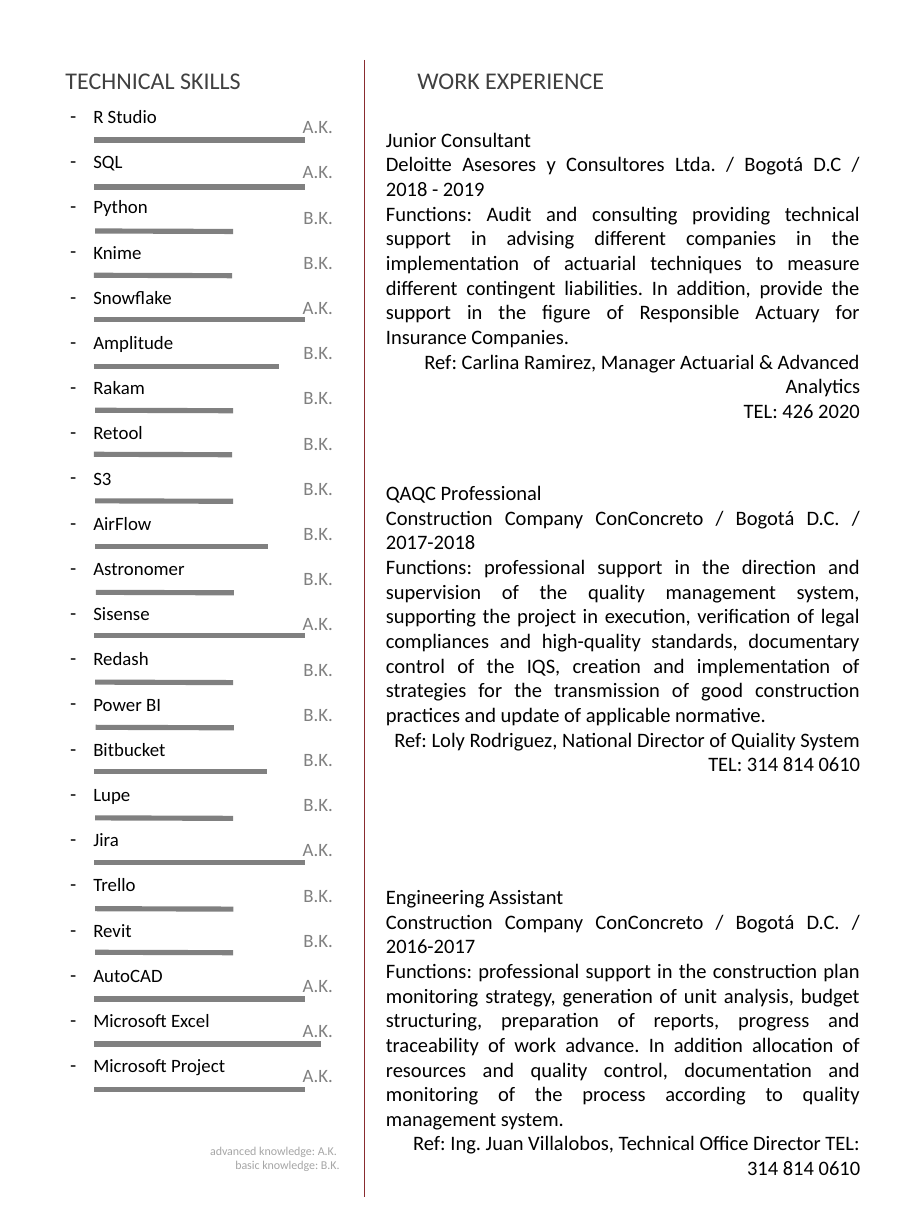
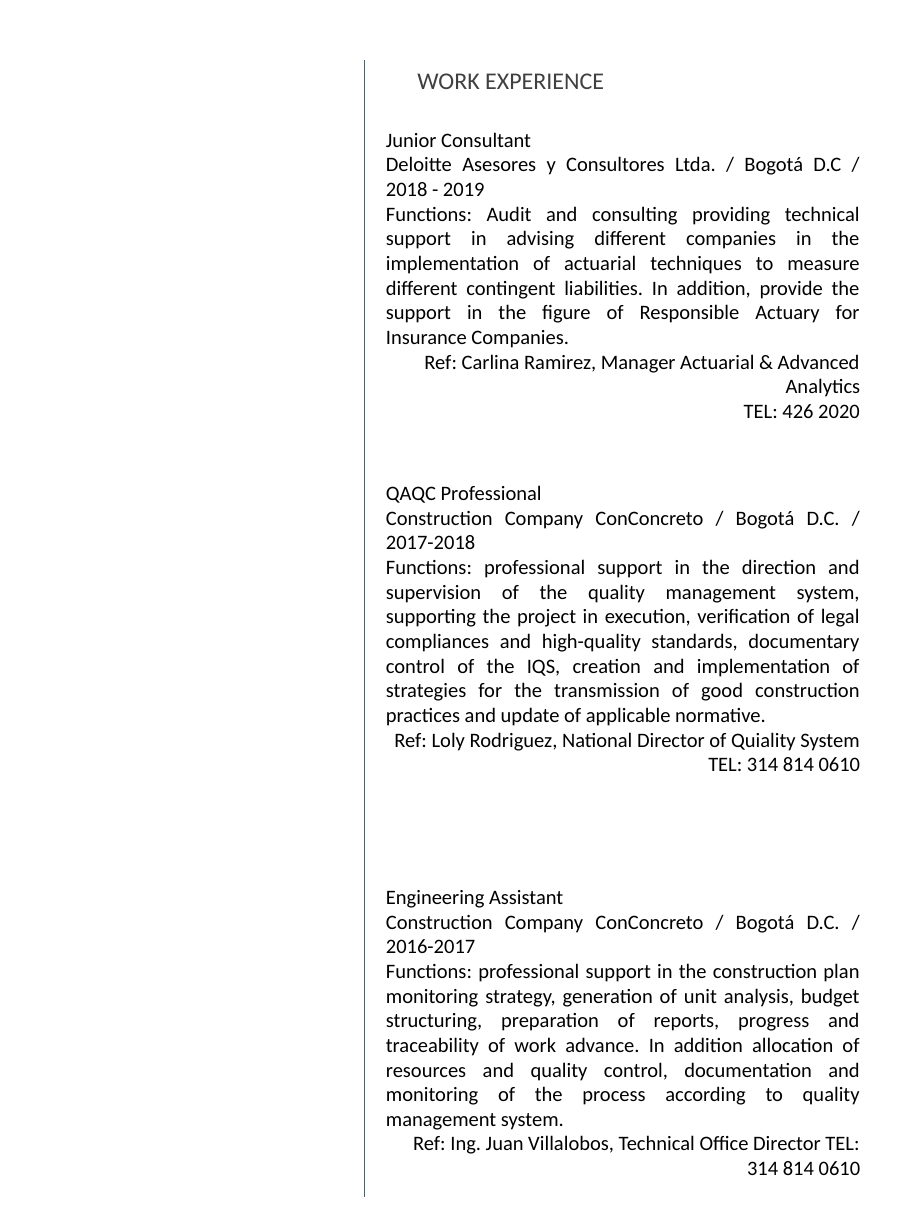
Before and after one commit to savalbuena/savalbuena.github.io, a slide deck: slide 2 of docs/CV_SV_2020_V1.pptx. Drawn at 924x1232 pixels with LibreOffice and Linux fonts; fonts in the diff are those of the drawing; background and template pictures are left out. Boxes give left, top, right and bottom in pixels: in the first picture for what was removed or moved away, otherwise in the second. Text is boxed around its words. In the diff, an @@ line names an element or a change of style, - is before the commit and + after.

```diff
--- a/docs/CV_SV_2020_V1.pptx
+++ b/docs/CV_SV_2020_V1.pptx
@@ line (365, 60) - (365, 1198): stroke #892C30 0.5 pt to #3F656D 0.5 pt @@
@@ group removed at <box>65,73,340,1171</box>: 22 lines, 4 texts @@
-advanced knowledge: A.K.
-basic knowledge: B.K.
-TECHNICAL SKILLS
-– R Studio
-– SQL
-– Python
-– Knime
-– Snowflake
-– Amplitude
-– Rakam
-– Retool
-– S3
-– AirFlow
-– Astronomer
-– Sisense
-– Redash
-– Power BI
-– Bitbucket
-– Lupe
-– Jira
-– Trello
-– Revit
-– AutoCAD
-– Microsoft Excel
-– Microsoft Project
-A.K.
-A.K.
-B.K.
-B.K.
-A.K.
-B.K.
-B.K.
-B.K.
-B.K.
-B.K.
-B.K.
-A.K.
-B.K.
-B.K.
-B.K.
-B.K.
-A.K.
-B.K.
-B.K.
-A.K.
-A.K.
-A.K.
```
Also in this commit, not shown: 1 other slide changed, 3 other files.
